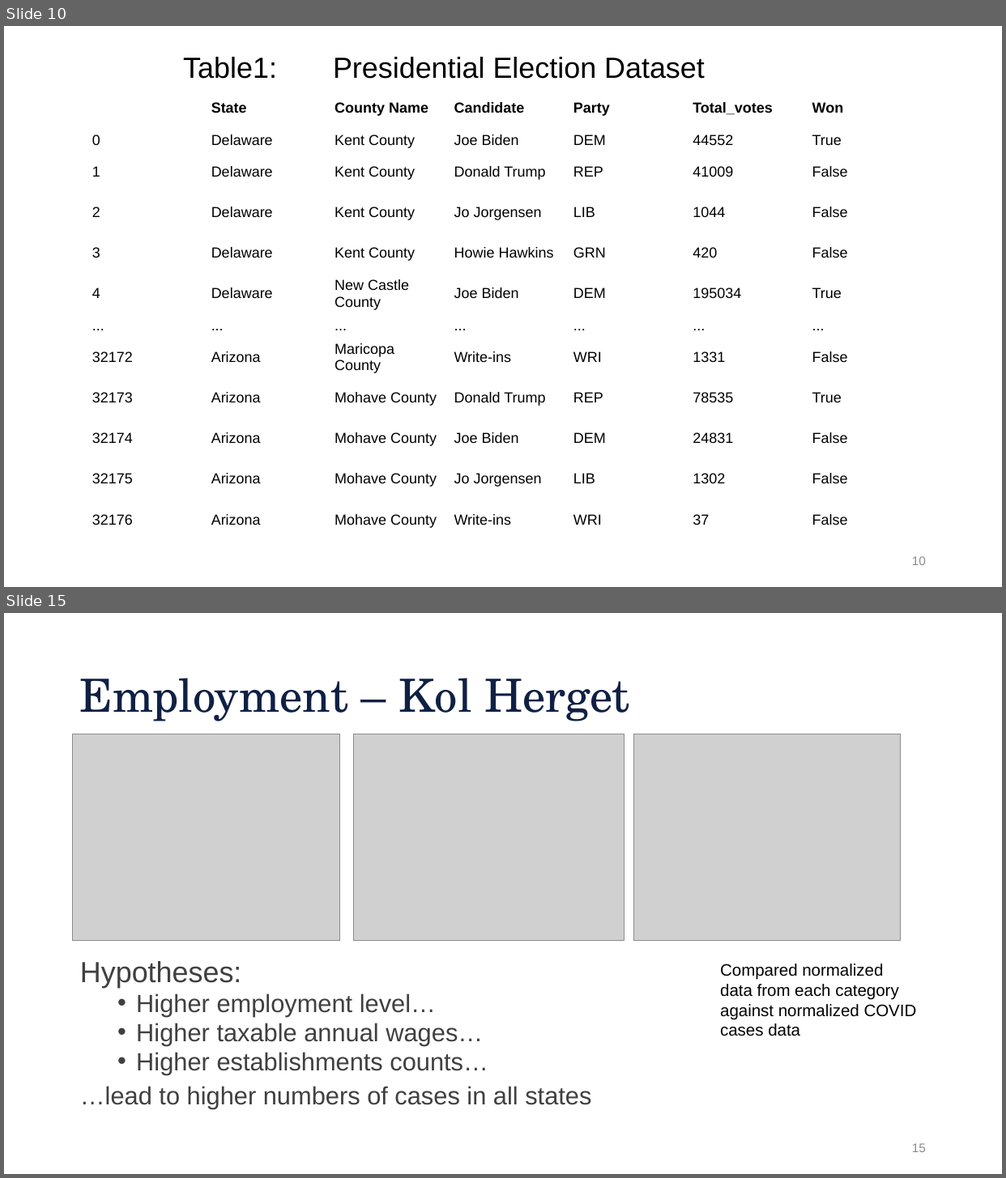
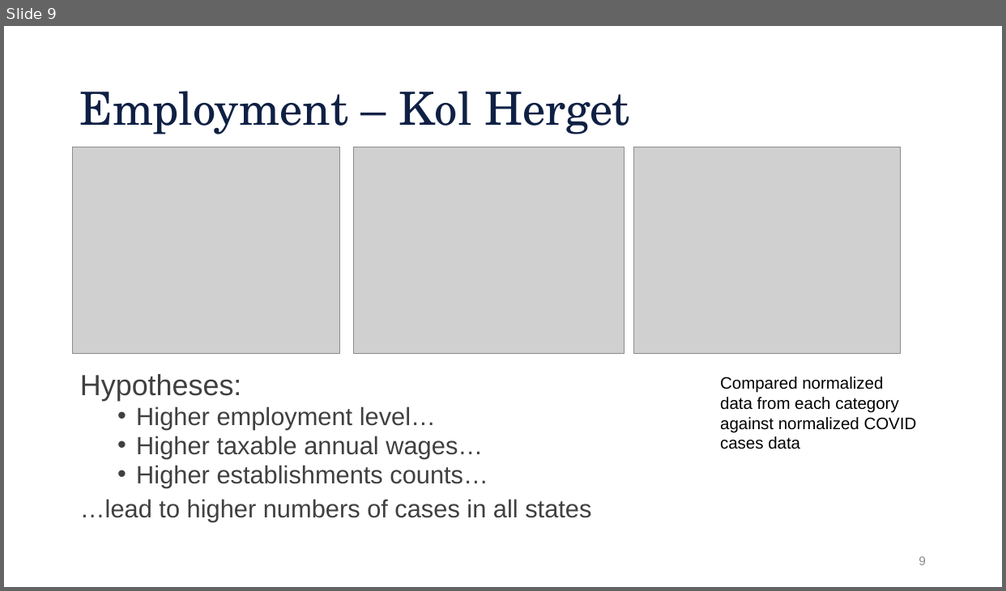
Before and after one commit to aiwayemi/Group-1, a slide deck: ProjPresentation.pptx. Shown one above the other, each under a label of ours: slides 10 and 15 before the commit, slide 9 after it; the slides between them are not shown. The pictures are 1006x1178 and 1006x591 pixels, drawn with LibreOffice and Linux fonts; fonts in the diff are those of the drawing; grey boxes stand for pictures; background and template pictures are left out. Boxes give left, top, right and bottom in pixels: in the first picture for what was removed or moved away, otherwise in the second. Text is boxed around its words. In the diff, an @@ line names an element or a change of style, - is before the commit and + after.

```diff
--- a/ProjPresentation.pptx
+++ b/ProjPresentation.pptx
@@ slide 10 removed at (4,26,1002,587), background #FFFFFF @@
@@ text removed at (183,57,705,79) @@
-Table1: Presidential Election Dataset
@@ table removed at (88,88,929,540), 12 rows, 7 columns @@
- | State | County Name | Candidate | Party | Total_votes | Won
-0 | Delaware | Kent County | Joe Biden | DEM | 44552 | True
-1 | Delaware | Kent County | Donald Trump | REP | 41009 | False
-2 | Delaware | Kent County | Jo Jorgensen | LIB | 1044 | False
-3 | Delaware | Kent County | Howie Hawkins | GRN | 420 | False
-4 | Delaware | New Castle County | Joe Biden | DEM | 195034 | True
-... | ... | ... | ... | ... | ... | ...
-32172 | Arizona | Maricopa County | Write-ins | WRI | 1331 | False
-32173 | Arizona | Mohave County | Donald Trump | REP | 78535 | True
-32174 | Arizona | Mohave County | Joe Biden | DEM | 24831 | False
-32175 | Arizona | Mohave County | Jo Jorgensen | LIB | 1302 | False
-32176 | Arizona | Mohave County | Write-ins | WRI | 37 | False
@@ page number removed at (912,557,926,565) @@
-10
@@ what was slide 15 is now slide 9 @@
@@ page number at (918,557,926,565): text changed @@
-15
+9
```
Also in this commit, not shown: 1 slide changed, 5 other slides removed.
